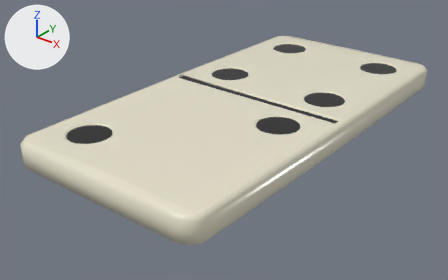
The glTF model public/static_assets/models/pieces/dominoes/Domino_2_4.glb as it was, and as the next commit left it.
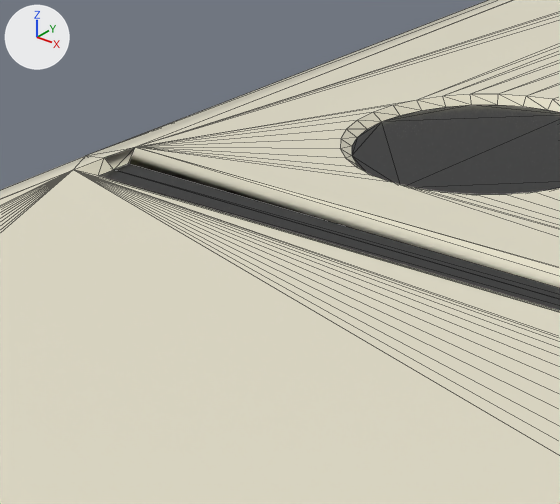
There are two pictures of each version: one whole from a 50 mm camera at (1.261, -1.742, 0.966) aimed at (-0.05, -0.104, -0.05), one close up on the part from 37% to 54% of the width and 19% to 43% of the height. The lights are fixed; the arrows at upper left show +X, +Y and +Z. The last two pictures show the newer version. The close-ups show mesh edges as thin lines. Where no turn or scale is listed for an object, it has been applied to the vertices. Vertices at exactly the same position are counted once.

The first close-up shows 'Domino_2_4_A.001', 'Domino_2_4_B.001'.
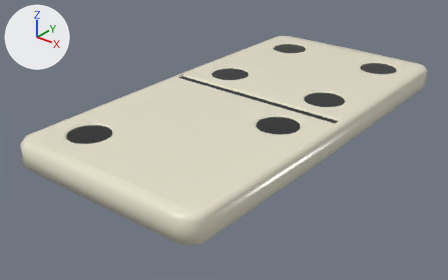
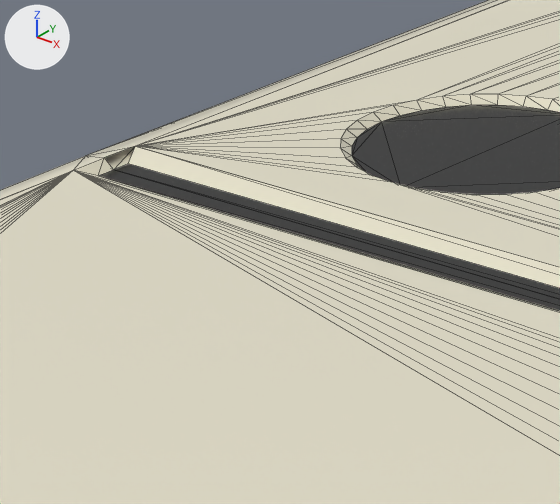
Commit message: Fixed domino models.

Boxes (x1, y1, x2, y2) around the edits, measured in the close-ups (560 x 504 px; the box of a moved part takes in the faces that stretch with it):
part 1 of me_cube_023, moved or reshaped: before (0, 171, 70, 205); after (0, 171, 71, 206)
part 2 of me_cube_024, shading changed: (129, 146, 560, 288) in both

The edits, one by one:
me_cube_023 is used by ob_domino_2_4_a_001; location (0.0, -0.4023, 0.0533).
me_cube_023 had 200 vertices, 388 faces and spanned x -0.386..0.386, y -0.37..0.402, z -0.053..0.053.
me_cube_023 now has 200 vertices, 388 faces and spans x -0.386..0.386, y -0.37..0.402, z -0.052..0.053.
me_cube_023 part 1: all 10 vertices in x -0.359..0.359, y -0.325..-0.269, z 0.051..0.052 are moved by (0.0, 0.0, 0.001).
Other edits to the shape of me_cube_023 do not show in these pictures.
me_cube_024 is used by ob_domino_2_4_b_001; location (0.0, 0.4023, 0.0533).
me_cube_024 had 328 vertices, 644 faces and spanned x -0.386..0.386, y -0.402..0.37, z -0.053..0.053.
me_cube_024 now has 328 vertices, 644 faces and spans x -0.386..0.386, y -0.402..0.37, z -0.052..0.053.
me_cube_024 part 2: 158 of the faces centred in x -0.367..0.36, y -0.386..0.334, z -0.053..0.052 are now shaded flat.
Edits to the shape of me_cube_024 do not show in these pictures.
